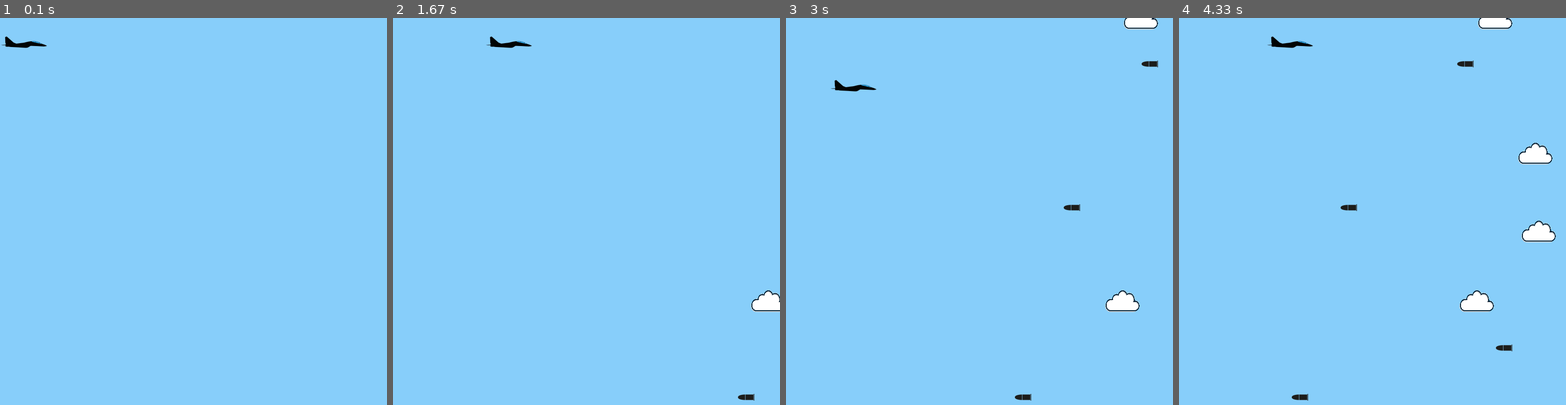
Above: before the commit, frames 1-4 (left to right).
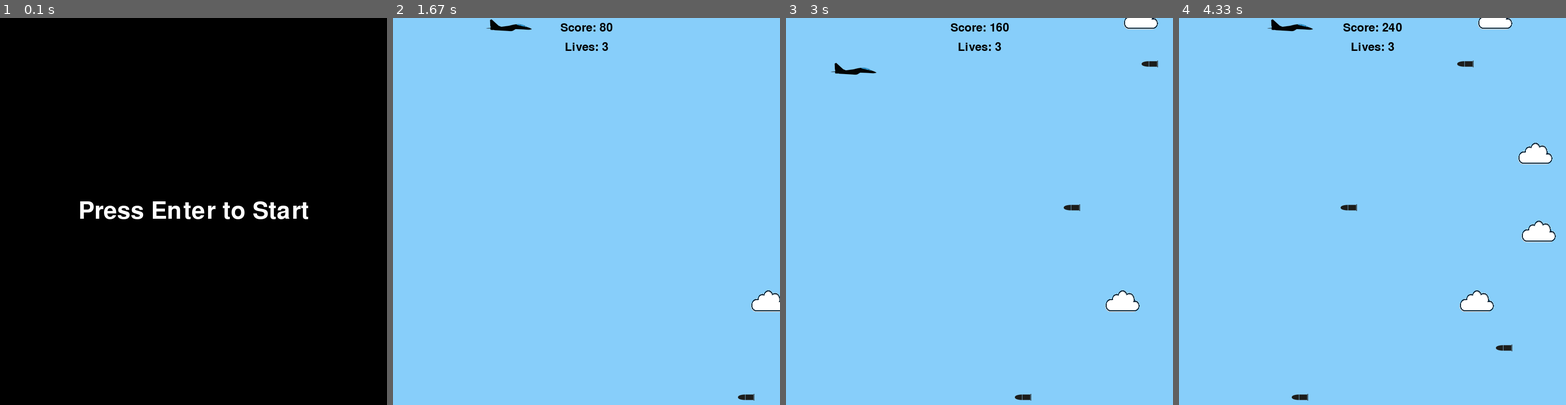
Above: after the commit, the same moments.

Repository: spencerhcindia/macbook-learning-workspace
Game: pygame game, started from pygame/first_try/tutorial2.py
The game is run twice, just before and just after one commit, with the same random seed, the same clock (stepped at 60 frames per second) and the same inputs.
Inputs:
- Up to frame 1 (0.1 s): no input
- Up to frame 2 (1.67 s): tap Enter at 0.33 s; hold Right 0.67-1.13 s; hold Up 1.17-1.47 s; hold Right from 1.5 s (still down)
- Up to frame 3 (3 s): release Right at 1.97 s; hold Left 2-2.53 s; hold Down 2.57-2.87 s; hold Left from 2.9 s (still down)
- Up to frame 4 (4.33 s): release Left at 3.3 s; hold Up 3.33-3.7 s; hold Right from 3.73 s (still down)

The runs differ from the first frame. In frame 1, 100% of the frame differs, in the area x 0-100%, y 0-100%; in frame 2, 0.6%; in frame 3, 0.6%; in frame 4, 0.6%.

Commit message:
i dont even know man

Diff:
--- /dev/null
+++ b/DubSpot/main.py
@@ -0,0 +1,18 @@
+import flask
+import json
+from hubspot import HubSpot
+
+api_client = HubSpot(access_token='pat-na1-efedb56d-50f0-436e-a57b-ff21b5913070')
+
+app = flask.Flask(__name__)
+
+@app.route("/")
+def hello_world():
+
+    contacts = api_client.crm.contacts.basic_api.get_page()
+
+    for contact in contacts:
+        print(contact.dump(contact))
+
+if __name__ == "__main__":
+  app.run(debug=True)
--- /dev/null
+++ b/dockerize_a_flask_app/app.yaml
@@ -0,0 +1,13 @@
+runtime: python27
+api_version: 1
+threadsafe: true
+
+handlers:
+- url: /static
+  static_dir: static
+- url: /.*
+  script: main.app
+
+libraries:
+  - name: ssl
+    version: latest
--- /dev/null
+++ b/dockerize_a_flask_app/appengine_config.py
@@ -0,0 +1,4 @@
+from google.appengine.ext import vendor
+
+# Add any libraries installed in the "lib" folder.
+vendor.add('lib')
--- /dev/null
+++ b/dockerize_a_flask_app/main.py
@@ -0,0 +1,18 @@
+from flask import Flask, render_template
+import time
+import json
+import uuid
+
+app = Flask(__name__)
+
+@app.route('/')
+def home():
+    # now = time.ctime()
+    # response = json.dumps({"response_time": now, "response_id": str(uuid.uuid4())})
+    return render_template("home.html")
+@app.route('/about')
+def about():
+    return render_template("about.html")
+
+if __name__ == '__main__':
+    app.run(debug=True, host='0.0.0.0', port='8080')
--- a/flask_api_project/flaskAPI.py
+++ b/flask_api_project/flaskAPI.py
@@ -13,7 +13,7 @@
 
 class Users(Resource):
     def get(self):
-        data = pd.read_csv(users_path)
+        data = pCd.read_csv(users_path)
         data = data.to_dict()
         return {'data': data}, 200
 
--- a/pygame/first_try/tutorial.py
+++ /dev/null
@@ -1,42 +0,0 @@
-import pygame
-from pygame.locals import *
-
-class App:
-    def __init__(self):
-        self._running = True
-        self._display_surf = None
-        self.size = self.weight, self.height = 640, 400
-        self._image_surf = None
-
-    def on_init(self):
-        pygame.init()
-        self._display_surf = pygame.display.set_mode(self.size, pygame.HWSURFACE | pygame.DOUBLEBUF)
-        self._running = True
-        self._image_surf = pygame.image.load("IMG_2099-removebg-preview.png").convert()
-
-    def on_event(self, event):
-        if event.type == pygame.QUIT:
-            self._running = False
-    def on_loop(self):
-        pass
-    def on_render(self):
-        self._display_surf.blit(self._image_surf,(115,0))
-        pygame.display.flip()
-
-    def on_cleanup(self):
-        pygame.quit()
-
-    def on_execute(self):
-        if self.on_init() == False:
-            self._running = False
-
-        while( self._running ):
-            for event in pygame.event.get():
-                self.on_event(event)
-            self.on_loop()
-            self.on_render()
-        self.on_cleanup()
-
-if __name__ == "__main__" :
-    theApp = App()
-    theApp.on_execute()
--- a/pygame/first_try/tutorial2.py
+++ b/pygame/first_try/tutorial2.py
@@ -1,11 +1,10 @@
-from hashlib import new
 import pygame
 import random
 
 pygame.init()
 SCREEN_WIDTH = 800
 SCREEN_HEIGHT = 800
-screen = pygame.display.set_mode((SCREEN_WIDTH,SCREEN_HEIGHT))
+screen = pygame.display.set_mode((SCREEN_WIDTH, SCREEN_HEIGHT))
 
 clock = pygame.time.Clock()
 
@@ -17,17 +16,20 @@
     K_RIGHT,
     K_ESCAPE,
     KEYDOWN,
+    K_RETURN,
     QUIT
 )
 
 class Player(pygame.sprite.Sprite):
+
     def __init__(self):
         super(Player, self).__init__()
-        self.surf = pygame.image.load("jet.png").convert_alpha()
-        self.surf = pygame.transform.smoothscale(self.surf, (100, 100))
+        self.surf = pygame.image.load("/Users/spencer/Documents/workspace/pygame/first_try/jet2.png").convert_alpha()
+        self.surf = pygame.transform.smoothscale(self.surf, (100, 32.5))
         self.surf.set_colorkey("white", RLEACCEL)
         self.rect = self.surf.get_rect()
-        self.radius = 25
+        self.radius = 10
+        self.lives = 3
 
     def update(self, pressed_keys):
         if pressed_keys[K_UP]:
@@ -46,129 +48,160 @@
             self.rect.top = 0
         if self.rect.bottom >= SCREEN_HEIGHT:
             self.rect.bottom = SCREEN_HEIGHT
-        if self.rect.left < 0:
-            self.rect.left = 0
-        if self.rect.right > SCREEN_WIDTH:
-            self.rect.right = SCREEN_WIDTH
-        if self.rect.top <= 0:
-            self.rect.top = 0
-        if self.rect.bottom >= SCREEN_HEIGHT:
-            self.rect.bottom = SCREEN_HEIGHT
+
+    def lose_life(self):
+        self.lives -= 1
 
 class Enemy(pygame.sprite.Sprite):
     def __init__(self):
         super(Enemy, self).__init__()
-        self.surf = pygame.image.load("bullet.png").convert_alpha()
+        self.surf = pygame.image.load("/Users/spencer/Documents/workspace/pygame/first_try/bullet.png").convert_alpha()
         self.surf = pygame.transform.smoothscale(self.surf, (50, 50))
         self.surf.set_colorkey("white", RLEACCEL)
-        self.rect = self.surf.get_rect(
-            center=(
-                random.randint(SCREEN_WIDTH + 20, SCREEN_WIDTH + 100),
-                random.randint(0,SCREEN_HEIGHT)
-            )
-        )
-        self.speed = random.randint(2, 3)
-        self.radius = 15
-
-    def update(self):
-        self.rect.move_ip(-self.speed, 0)
-        if self.rect.right < 0:
-            self.kill()
-
-class Cloud(pygame.sprite.Sprite):
-    def __init__(self):
-        super(Cloud, self).__init__()
-        self.surf = pygame.image.load("clound.png").convert_alpha()
-        self.surf = pygame.transform.scale(self.surf, (500, 500))
-        self.surf.set_colorkey(("black"), RLEACCEL)
         self.rect = self.surf.get_rect(
             center=(
                 random.randint(SCREEN_WIDTH + 20, SCREEN_WIDTH + 100),
                 random.randint(0, SCREEN_HEIGHT)
             )
         )
+        self.speed = random.randint(2, 3)
+        self.radius = 15
+
+    def update(self):
+        self.rect.move_ip(-self.speed, 0)
+        if self.rect.right < 0:
+            self.kill()
+
+class Cloud(pygame.sprite.Sprite):
+    def __init__(self):
+        super(Cloud, self).__init__()
+        self.surf = pygame.image.load("/Users/spencer/Documents/workspace/pygame/first_try/clound.png").convert_alpha()
+        self.surf = pygame.transform.scale(self.surf, (500, 500))
+        self.surf.set_colorkey("black", RLEACCEL)
+        self.rect = self.surf.get_rect(
+            center=(
+                random.randint(SCREEN_WIDTH + 20, SCREEN_WIDTH + 100),
+                random.randint(0, SCREEN_HEIGHT)
+            )
+        )
+
     def update(self):
         self.rect.move_ip(-1, 0)
         if self.rect.right < 0:
             self.kill()
 
-
-
-
+def display_text(text, font, color, surface, x, y):
+    text_obj = font.render(text, True, color)
+    text_rect = text_obj.get_rect(center=(x, y))
+    surface.blit(text_obj, text_rect)
 
 ADDENEMY = pygame.USEREVENT + 1
 pygame.time.set_timer(ADDENEMY, 750)
 ADDCLOUD = pygame.USEREVENT + 2
 pygame.time.set_timer(ADDCLOUD, 1000)
 
-player = Player()
-
-enemies = pygame.sprite.Group()
-clouds = pygame.sprite.Group()
-all_sprites = pygame.sprite.Group()
-all_sprites.add(player)
-
-
-running = True
-
-
-while running:
-    for event in pygame.event.get():
-        if event.type == KEYDOWN:
-            if event.key == K_ESCAPE:
-                running = False
-            if event.key == K_RIGHT:
-                x1_right = True
-            if event.key == K_LEFT:
-                x1_left = True
-            if event.key == K_DOWN:
-                x1_down = True
-            if event.key == K_UP:
-                x1_up = True
-        elif event.type == pygame.QUIT:
-            running = False
-        elif event.type == ADDENEMY:
-            new_enemy = Enemy()
-            enemies.add(new_enemy)
-            all_sprites.add(new_enemy)
-        elif event.type == ADDCLOUD:
-            new_cloud = Cloud()
-            clouds.add(new_cloud)
-            all_sprites.add(new_cloud)
-
-
-    pressed_keys = pygame.key.get_pressed()
-
-    if pressed_keys[KEYDOWN] or pressed_keys[K_UP]:
-        pass
-
-    player.update(pressed_keys)
-
-    enemies.update()
-    clouds.update()
-
-    screen.fill((135, 206, 250))
-    surf = pygame.Surface((50,50))
-    surf.fill((0,0,0))
-    rect = surf.get_rect()
-
-    surf_center = (
-        (SCREEN_WIDTH-surf.get_width())/2,
-        (SCREEN_HEIGHT-surf.get_height())/2
-    )
-
-    for entity in all_sprites:
-        screen.blit(entity.surf, entity.rect)
-
-    hits = pygame.sprite.spritecollide(player, enemies, False, pygame.sprite.collide_circle)
-    if hits:
-        running = False
-
-    # if pygame.sprite.spritecollideany(player, enemies):
-    #     player.kill()
-    #     running = False
-
+def start_game():
+    player = Player()
+    enemies = pygame.sprite.Group()
+    clouds = pygame.sprite.Group()
+    all_sprites = pygame.sprite.Group()
+    all_sprites.add(player)
+
+    running = True
+    score = 0
+
+    while running:
+        for event in pygame.event.get():
+            if event.type == KEYDOWN:
+                if event.key == K_ESCAPE:
+                    return False
+            elif event.type == QUIT:
+                return False
+            elif event.type == ADDENEMY:
+                new_enemy = Enemy()
+                enemies.add(new_enemy)
+                all_sprites.add(new_enemy)
+            elif event.type == ADDCLOUD:
+                new_cloud = Cloud()
+                clouds.add(new_cloud)
+                all_sprites.add(new_cloud)
+
+        pressed_keys = pygame.key.get_pressed()
+        player.update(pressed_keys)
+
+        enemies.update()
+        clouds.update()
+
+        screen.fill((135, 206, 250))
+
+        for entity in all_sprites:
+            screen.blit(entity.surf, entity.rect)
+
+        hits = pygame.sprite.spritecollide(player, enemies, True, pygame.sprite.collide_circle)
+        if hits:
+            player.lose_life()
+            if player.lives == 0:
+                game_over(score)
+                return True
+
+        score += 1
+        font = pygame.font.Font(None, 36)
+        display_text(f'Score: {score}', font, (0, 0, 0), screen, SCREEN_WIDTH // 2, 20)
+        display_text(f'Lives: {player.lives}', font, (0, 0, 0), screen, SCREEN_WIDTH // 2, 60)
+
+        pygame.display.flip()
+        clock.tick(60)
+
+    return False
+
+def game_over(score):
+    screen.fill((0, 0, 0))
+    font = pygame.font.Font(None, 74)
+    display_text('Game Over', font, (255, 0, 0), screen, SCREEN_WIDTH // 2, SCREEN_HEIGHT // 2 - 100)
+    font = pygame.font.Font(None, 36)
+    display_text(f'Your score: {score}', font, (255, 255, 255), screen, SCREEN_WIDTH // 2, SCREEN_HEIGHT // 2)
+    display_text('Press Enter to restart or Esc to quit', font, (255, 255, 255), screen, SCREEN_WIDTH // 2, SCREEN_HEIGHT // 2 + 100)
     pygame.display.flip()
-    # clock.tick(60)
-
-pygame.quit()
+
+    waiting = True
+    while waiting:
+        for event in pygame.event.get():
+            if event.type == KEYDOWN:
+                if event.key == K_RETURN:
+                    waiting = False
+                    return
+                elif event.key == K_ESCAPE:
+                    waiting = False
+                    pygame.quit()
+                    exit()
+            elif event.type == QUIT:
+                waiting = False
+                pygame.quit()
+                exit()
+
+def main_menu():
+    screen.fill((0, 0, 0))
+    font = pygame.font.Font(None, 74)
+    display_text('Press Enter to Start', font, (255, 255, 255), screen, SCREEN_WIDTH // 2, SCREEN_HEIGHT // 2)
+    pygame.display.flip()
+
+    waiting = True
+    while waiting:
+        for event in pygame.event.get():
+            if event.type == KEYDOWN:
+                if event.key == K_RETURN:
+                    waiting = False
+                    return
+                elif event.key == K_ESCAPE:
+                    waiting = False
+                    pygame.quit()
+                    exit()
+            elif event.type == QUIT:
+                waiting = False
+                pygame.quit()
+                exit()
+
+while True:
+    main_menu()
+    if not start_game():
+        break
--- /dev/null
+++ b/solar2D/First Proj/AndroidResources/res/mipmap-anydpi-v26/ic_launcher.xml
@@ -0,0 +1,5 @@
+<?xml version="1.0" encoding="utf-8"?>
+<adaptive-icon xmlns:android="http://schemas.android.com/apk/res/android">
+    <background android:drawable="@color/ic_launcher_background"/>
+    <foreground android:drawable="@mipmap/ic_launcher_foreground"/>
+</adaptive-icon>
--- /dev/null
+++ b/solar2D/First Proj/AndroidResources/res/values/values.xml
@@ -0,0 +1,4 @@
+<?xml version="1.0" encoding="utf-8"?>
+<resources>
+    <color name="ic_launcher_background">#e2e2e2</color>
+</resources>
--- /dev/null
+++ b/solar2D/First Proj/Images.xcassets/AppIcon.appiconset/Contents.json
@@ -0,0 +1,108 @@
+{
+  "images" : [
+    {
+      "size" : "20x20",
+      "idiom" : "iphone",
+      "filename" : "Icon-40.png",
+      "scale" : "2x"
+    },
+    {
+      "idiom" : "iphone",
+      "size" : "20x20",
+      "scale" : "3x"
+    },
+    {
+      "size" : "29x29",
+      "idiom" : "iphone",
+      "filename" : "Icon-58.png",
+      "scale" : "2x"
+    },
+    {
+      "size" : "29x29",
+      "idiom" : "iphone",
+      "filename" : "Icon-87.png",
+      "scale" : "3x"
+    },
+    {
+      "size" : "40x40",
+      "idiom" : "iphone",
+      "filename" : "Icon-80.png",
+      "scale" : "2x"
+    },
+    {
+      "idiom" : "iphone",
+      "size" : "40x40",
+      "scale" : "3x"
+    },
+    {
+      "size" : "60x60",
+      "idiom" : "iphone",
+      "filename" : "Icon-120.png",
+      "scale" : "2x"
+    },
+    {
+      "size" : "60x60",
+      "idiom" : "iphone",
+      "filename" : "Icon-180.png",
+      "scale" : "3x"
+    },
+    {
+      "idiom" : "ipad",
+      "size" : "20x20",
+      "scale" : "1x"
+    },
+    {
+      "idiom" : "ipad",
+      "size" : "20x20",
+      "scale" : "2x"
+    },
+    {
+      "idiom" : "ipad",
+      "size" : "29x29",
+      "scale" : "1x"
+    },
+    {
+      "idiom" : "ipad",
+      "size" : "29x29",
+      "scale" : "2x"
+    },
+    {
+      "idiom" : "ipad",
+      "size" : "40x40",
+      "scale" : "1x"
+    },
+    {
+      "idiom" : "ipad",
+      "size" : "40x40",
+      "scale" : "2x"
+    },
+    {
+      "size" : "76x76",
+      "idiom" : "ipad",
+      "filename" : "Icon-76.png",
+      "scale" : "1x"
+    },
+    {
+      "size" : "76x76",
+      "idiom" : "ipad",
+      "filename" : "Icon-152.png",
+      "scale" : "2x"
+    },
+    {
+      "size" : "83.5x83.5",
+      "idiom" : "ipad",
+      "filename" : "Icon-167.png",
+      "scale" : "2x"
+    },
+    {
+      "size" : "1024x1024",
+      "idiom" : "ios-marketing",
+      "filename" : "Icon-1024.png",
+      "scale" : "1x"
+    }
+  ],
+  "info" : {
+    "version" : 1,
+    "author" : "xcode"
+  }
+}
--- /dev/null
+++ b/solar2D/First Proj/Images.xcassets/Contents.json
@@ -0,0 +1,6 @@
+{
+  "info" : {
+    "version" : 1,
+    "author" : "xcode"
+  }
+}
Not shown, added: dockerize_a_flask_app/Dockerfile
Not shown, added: dockerize_a_flask_app/requirements.txt
Not shown, added: pygame/Dockerfile
Binary file added: pygame/first_try/heart.png
Binary file added: pygame/first_try/jet2.png
Not shown, added: pygame/requirements.txt
Binary file added: solar2D/First Proj/AndroidResources/res/mipmap-hdpi/ic_launcher.png
Binary file added: solar2D/First Proj/AndroidResources/res/mipmap-hdpi/ic_launcher_foreground.png
Binary file added: solar2D/First Proj/AndroidResources/res/mipmap-mdpi/ic_launcher.png
Binary file added: solar2D/First Proj/AndroidResources/res/mipmap-mdpi/ic_launcher_foreground.png
Binary file added: solar2D/First Proj/AndroidResources/res/mipmap-xhdpi/ic_launcher.png
Binary file added: solar2D/First Proj/AndroidResources/res/mipmap-xhdpi/ic_launcher_foreground.png
(and 38 more such lines)
